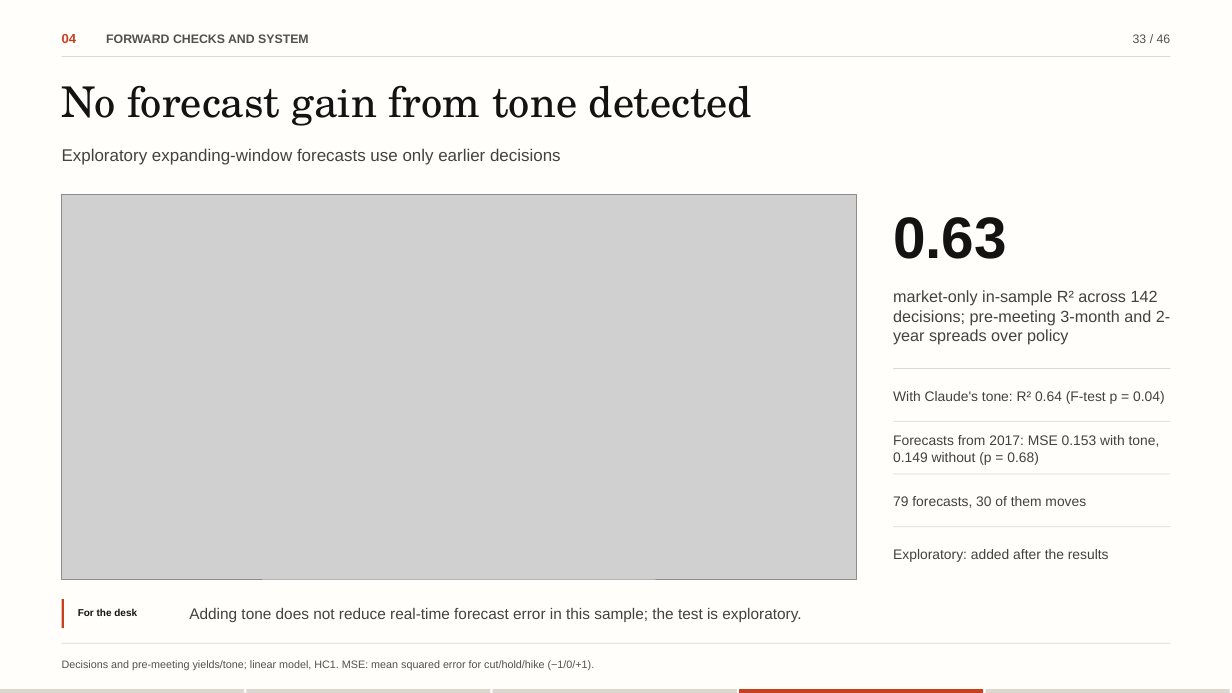
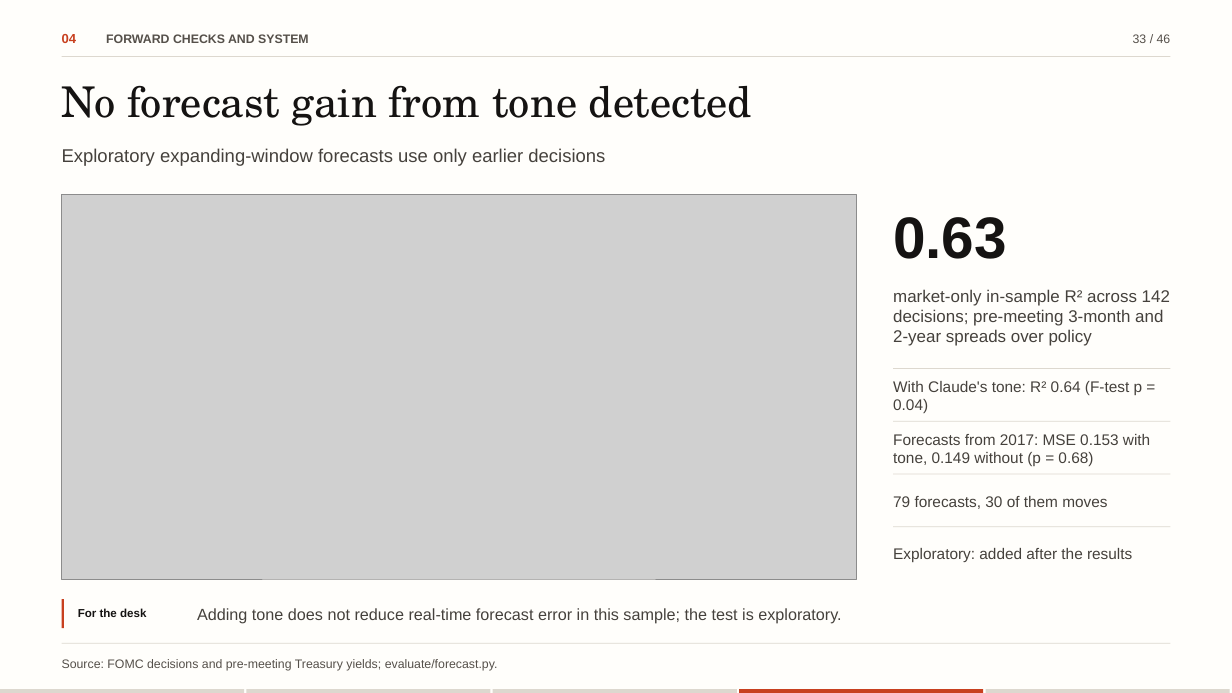
Before and after one commit to flukier1016/fomc-tone-lab, a slide deck: slide 33 of docs/slides/FOMC-Tone-Lab-editable.pptx. Drawn at 1232x693 pixels with LibreOffice and Linux fonts; fonts in the diff are those of the drawing; grey boxes stand for pictures. Boxes give left, top, right and bottom in pixels: in the first picture for what was removed or moved away, otherwise in the second. Text is boxed around its words. In the diff, an @@ line names an element or a change of style, - is before the commit and + after.

Commit message:
Sync with revision 3430cea
The deck now names the public repository on its first and last slides, keeps one-line source footers and a list-style contents page; the write-up is set in the course homework style with references at the end; SUBMISSION.md is a short guide for graders.

```diff
--- a/docs/slides/FOMC-Tone-Lab-editable.pptx
+++ b/docs/slides/FOMC-Tone-Lab-editable.pptx
@@ text "Exploratory expanding-window forecasts use only ..." at <box>62,148,605,166</box>: size 13.2 to 14.4 pt @@
@@ text "market-only in-sample R² across 142 ..." at <box>893,289,1170,346</box>: size 12.6 to 13.2 pt @@
@@ size 10.8 to 12 pt in 4 elements at <box>893,381,1143,413</box>, <box>893,434,1150,466</box>, <box>893,496,1107,509</box>, <box>893,548,1132,562</box> @@
@@ text "For the desk" at <box>78,608,146,617</box>: size 7.8 to 9 pt @@
@@ text "Adding tone does not reduce ...": place and size @@
-text "Adding tone does not reduce ..." at <box>189,608,801,622</box>
+text "Adding tone does not reduce ..." at <box>197,608,841,624</box>
@@ text "Adding tone does not reduce ..." at <box>197,608,841,624</box>: size 12 to 12.6 pt @@
@@ text at <box>62,659,498,671</box>: text changed; size 8.4 to 9.6 pt @@
-Decisions and pre-meeting yields/tone; linear model, HC1. MSE: mean squared error for cut/hold/hike (−1/0/+1).
+Source: FOMC decisions and pre-meeting Treasury yields; evaluate/forecast.py.
```
Also in this commit, not shown: 45 other slides changed, 20 other files.
